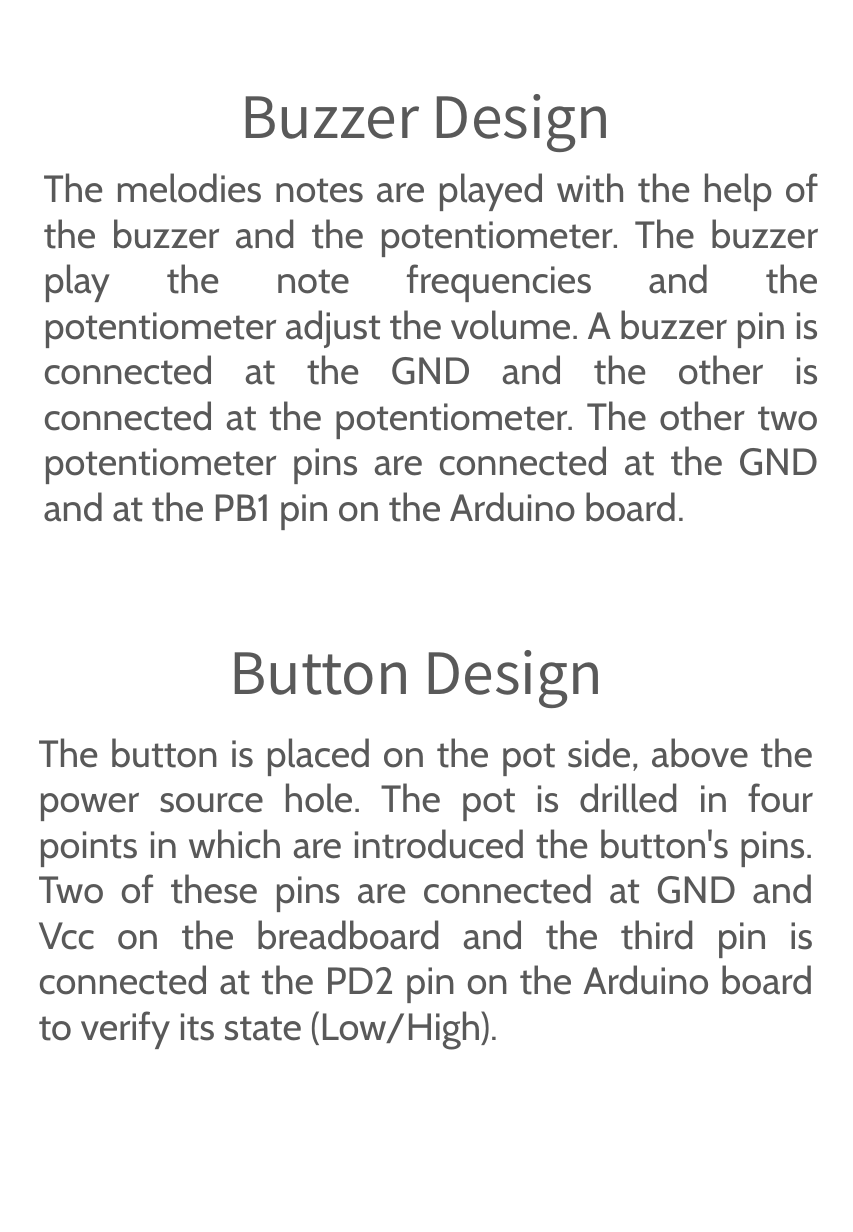
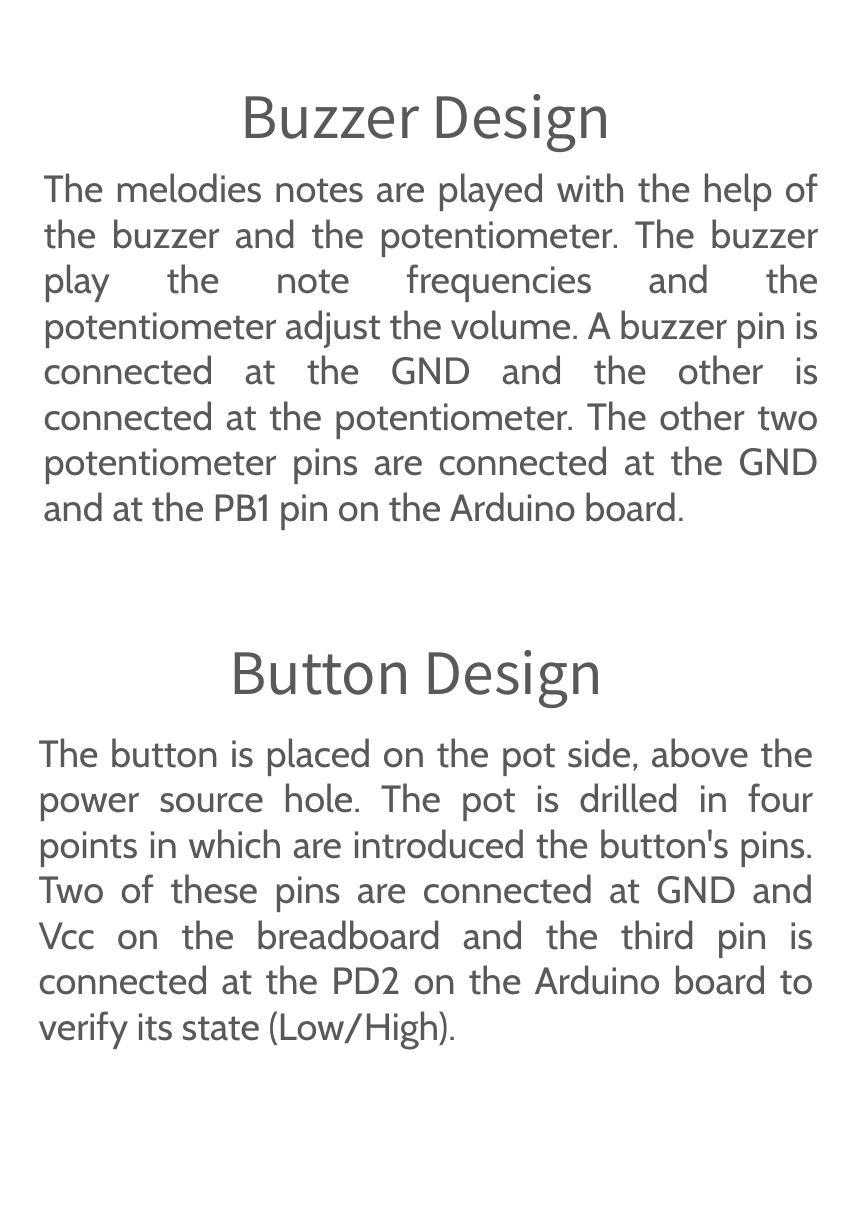
Before and after one commit to MuresanBianca/musical-tree, a slide deck: slide 5 of Documentations/InEnglish/MusicalTreeRo.pptx. Drawn at 853x1232 pixels with LibreOffice and Linux fonts; fonts in the diff are those of the drawing. Boxes give left, top, right and bottom in pixels: in the first picture for what was removed or moved away, otherwise in the second. Text is boxed around its words. In the diff, an @@ line names an element or a change of style, - is before the commit and + after.

```diff
--- a/Documentations/InEnglish/MusicalTreeRo.pptx
+++ b/Documentations/InEnglish/MusicalTreeRo.pptx
@@ text at [39,738,813,1048]: text changed @@
-The button is placed on the pot side, above the power source hole. The pot is drilled in four points in which are introduced the button's pins. Two of these pins are connected at GND and Vcc on the breadboard and the third pin is connected at the PD2 pin on the Arduino board to verify its state (Low/High).
+The button is placed on the pot side, above the power source hole. The pot is drilled in four points in which are introduced the button's pins. Two of these pins are connected at GND and Vcc on the breadboard and the third pin is connected at the PD2 on the Arduino board to verify its state (Low/High).
```
Also in this commit, not shown: 8 other slides changed, 2 slides added, 2 slides removed, 1 other file.
